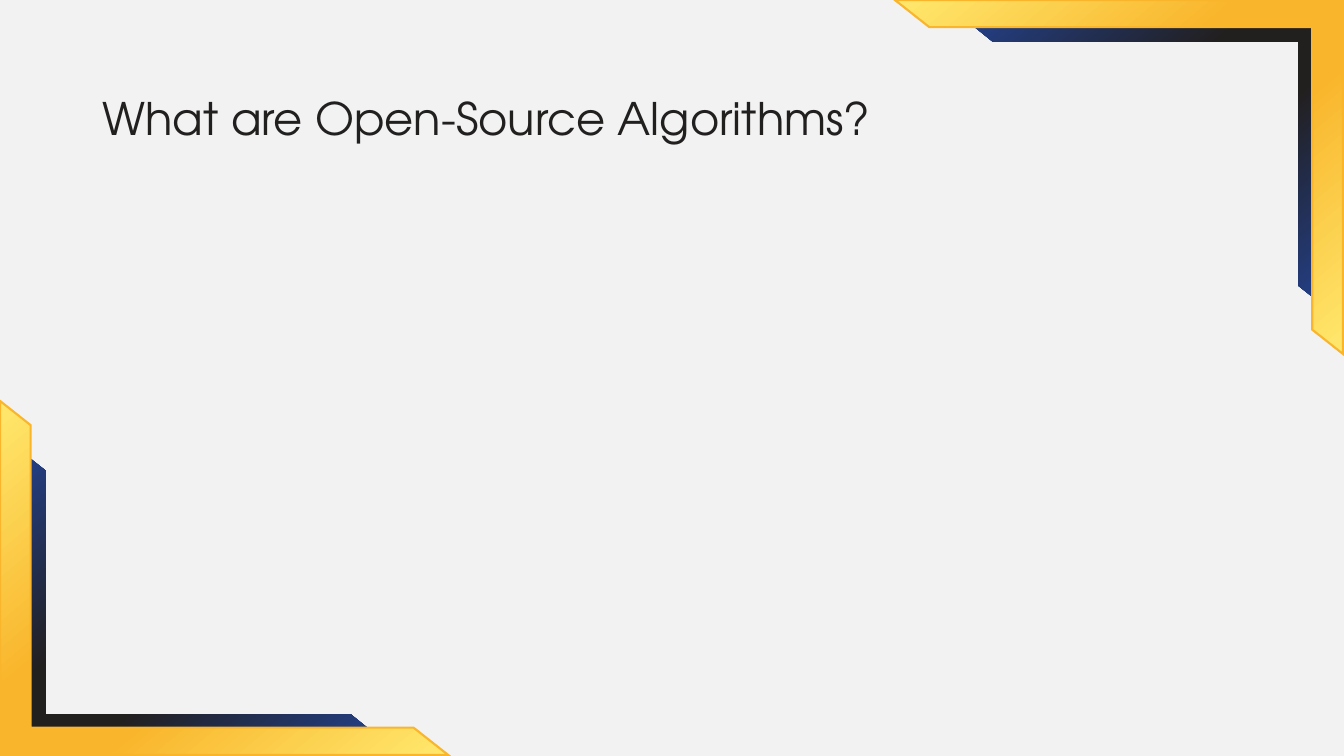
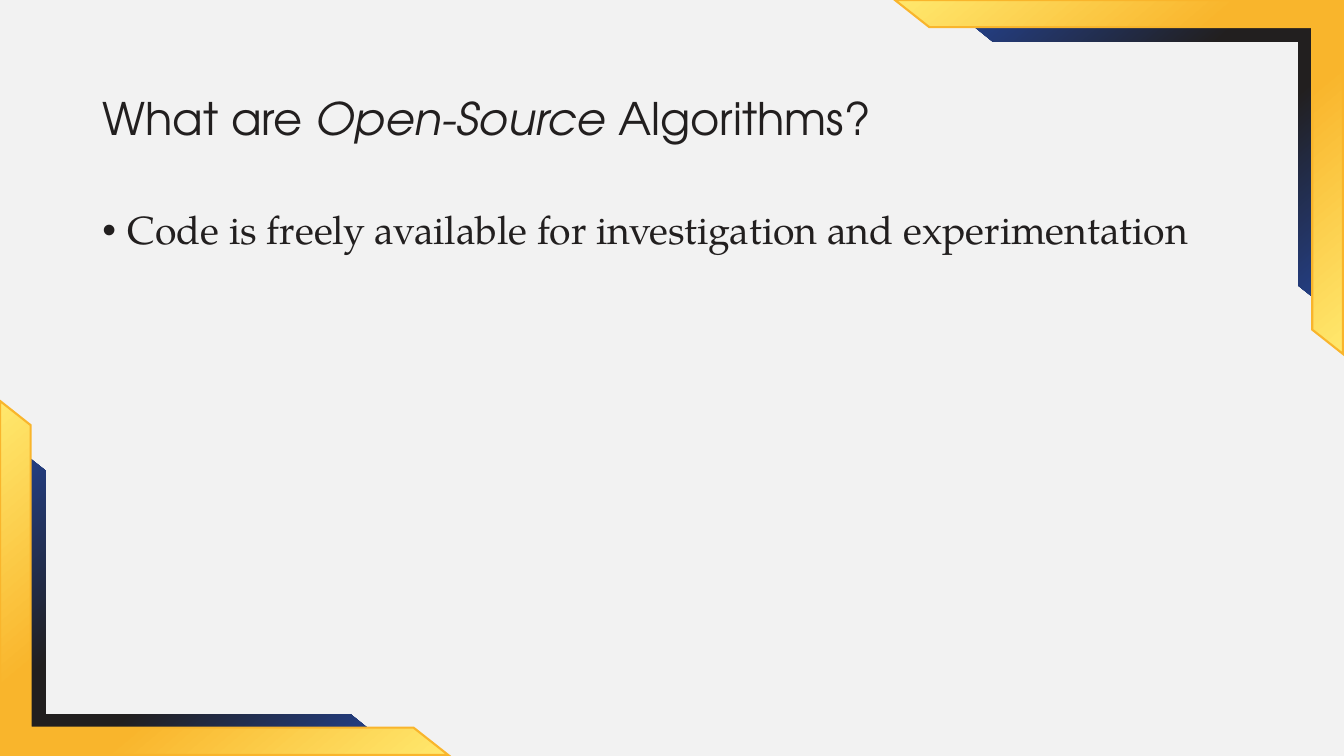
Before and after one commit to jzemmels/aafs22_slides, a slide deck: slide 5 of slides/AAFS 2022 Presenter PP Theme 1.pptx (slide 4 before the commit). Drawn at 1344x756 pixels with LibreOffice and Linux fonts; fonts in the diff are those of the drawing; background and template pictures are left out. Boxes give left, top, right and bottom in pixels: in the first picture for what was removed or moved away, otherwise in the second. Text is boxed around its words. In the diff, an @@ line names an element or a change of style, - is before the commit and + after.

```diff
--- a/slides/AAFS 2022 Presenter PP Theme 1.pptx
+++ b/slides/AAFS 2022 Presenter PP Theme 1.pptx
@@ title "What are Open-Source Algorithms?" at (x1=102, y1=101, x2=870, y2=145): italic on in "Open-Source" @@
@@ text added at (x1=128, y1=215, x2=1188, y2=255), 28 pt, text #221F1F @@
+• Code is freely available for investigation and experimentation
```
Also in this commit, not shown: 5 other slides changed, 4 other files.
